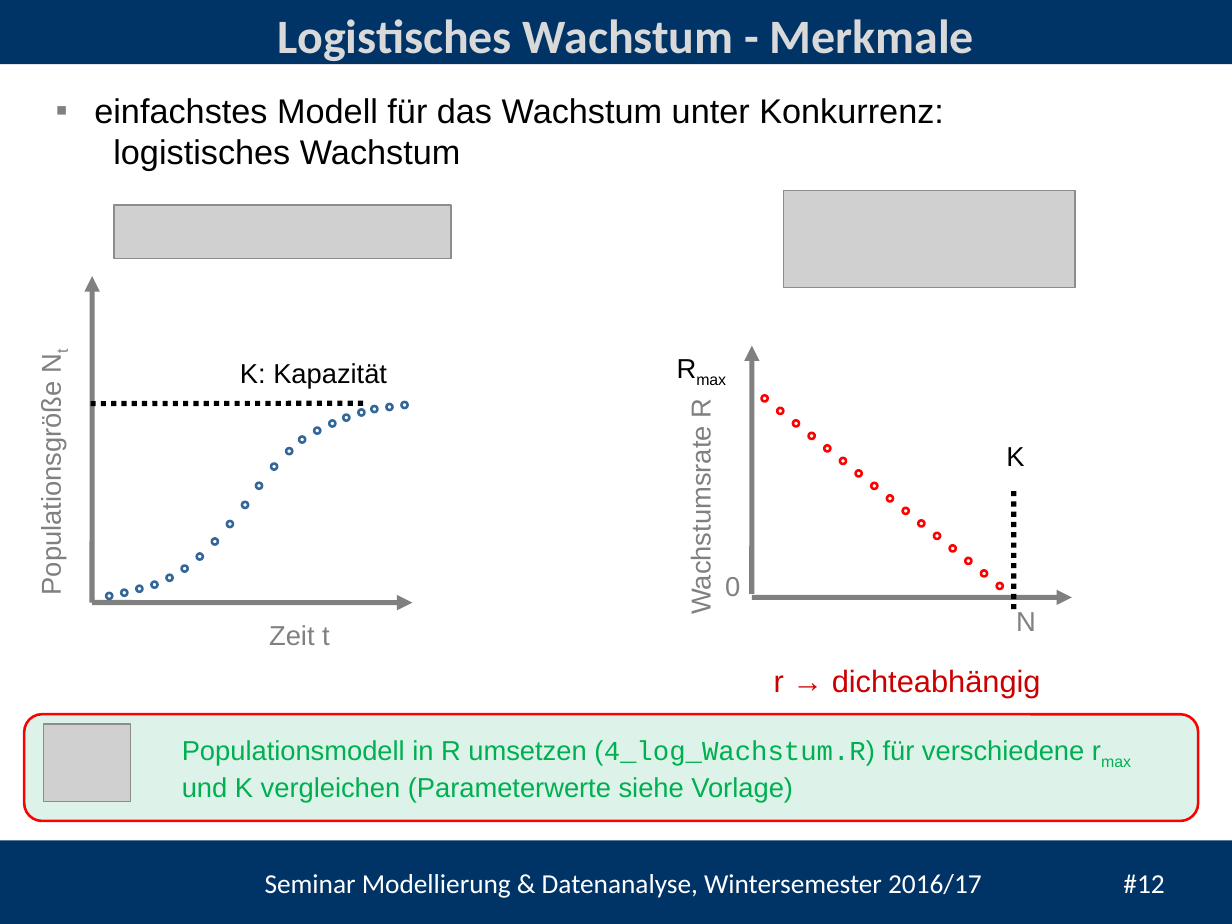
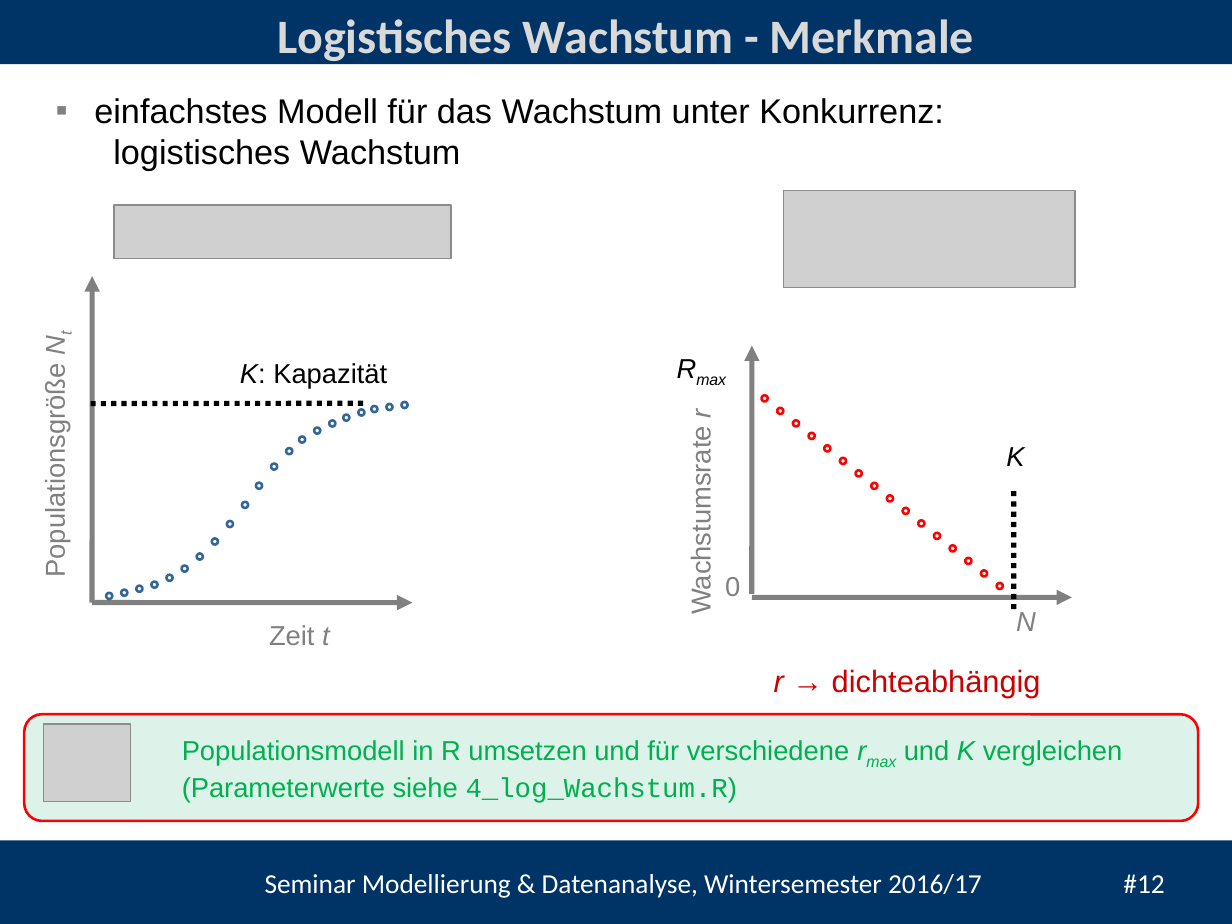
Before and after one commit to heistermann/Einf_Modellierung, a slide deck: slide 12 of Termin_2/Termin_2_Populationsmodelle.pptx. Drawn at 1232x924 pixels with LibreOffice and Linux fonts; fonts in the diff are those of the drawing; grey boxes stand for pictures; background and template pictures are left out. Boxes give left, top, right and bottom in pixels: in the first picture for what was removed or moved away, otherwise in the second. Text is boxed around its words. In the diff, an @@ line names an element or a change of style, - is before the commit and + after.

Commit message:
some changes to presentation

```diff
--- a/Termin_2/Termin_2_Populationsmodelle.pptx
+++ b/Termin_2/Termin_2_Populationsmodelle.pptx
@@ text "Populationsgröße Nt": place and size @@
-text "Populationsgröße Nt" at [36, 402, 67, 588]
+text "Populationsgröße Nt" at [40, 384, 71, 570]
@@ text "Populationsgröße Nt" at [40, 384, 71, 570]: italic on in "Nt" @@
@@ text "K: Kapazität" at [240, 363, 387, 389]: italic on in "K:" @@
@@ text at [686, 409, 717, 609]: text changed @@
-Wachstumsrate R
+Wachstumsrate r
@@ italic on in 3 elements at [1006, 447, 1024, 466], [664, 346, 744, 392], [1016, 612, 1036, 631] @@
@@ text "Zeit t" at [269, 625, 330, 645]: italic on in "t" @@
@@ text "r → dichteabhängig" at [774, 669, 1041, 698]: italic on in "r" @@
@@ text at [182, 740, 1123, 803]: text changed @@
-Populationsmodell in R umsetzen (4_log_Wachstum.R) für verschiedene rmax und K vergleichen (Parameterwerte siehe Vorlage)
+Populationsmodell in R umsetzen und für verschiedene rmax und K vergleichen (Parameterwerte siehe 4_log_Wachstum.R)
```
Also in this commit, not shown: 7 other slides changed, 1 other file.
